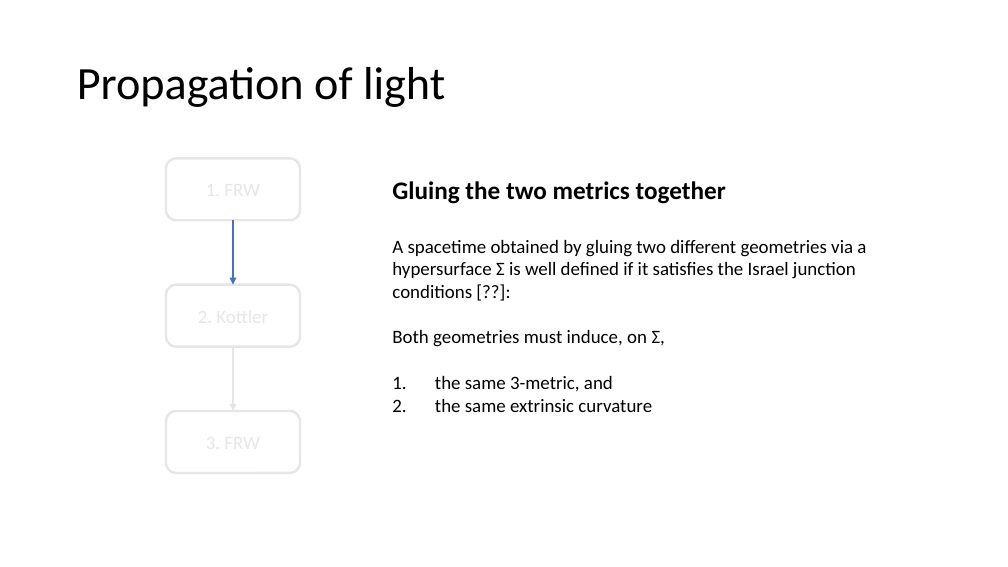
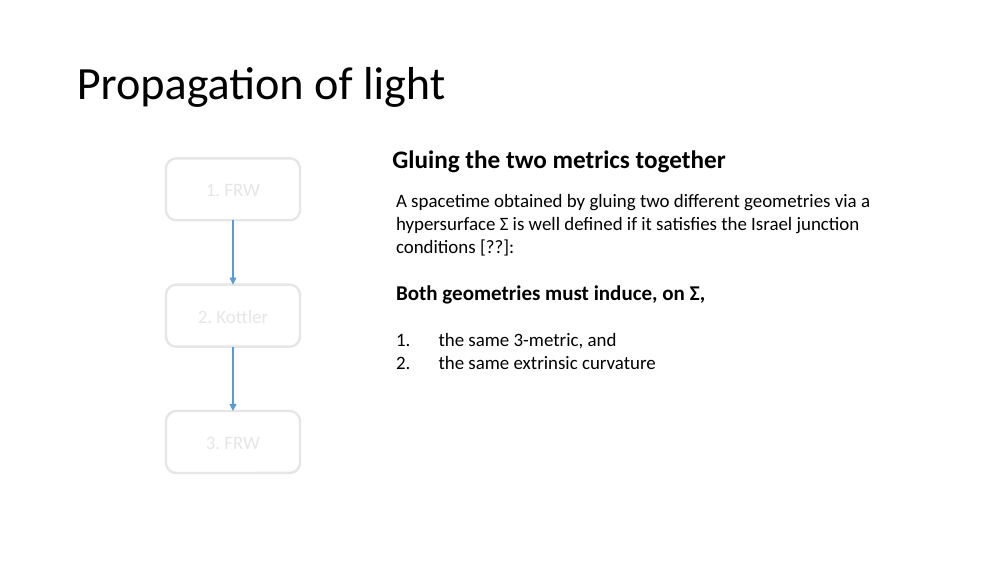
Before and after one commit to lingxz/lightbending, a slide deck: slide 14 of presentation2.pptx (slide 9 before the commit). Drawn at 1008x567 pixels with LibreOffice and Linux fonts; fonts in the diff are those of the drawing. Boxes give left, top, right and bottom in pixels: in the first picture for what was removed or moved away, otherwise in the second. Text is boxed around its words. In the diff, an @@ line names an element or a change of style, - is before the commit and + after.

```diff
--- a/presentation2.pptx
+++ b/presentation2.pptx
@@ text "Gluing the two metrics together": place and size @@
-text "Gluing the two metrics together" at [392, 181, 726, 204]
+text "Gluing the two metrics together" at [392, 150, 726, 173]
@@ text "A spacetime obtained by gluing ...": place and size @@
-text "A spacetime obtained by gluing ..." at [392, 240, 866, 412]
+text "A spacetime obtained by gluing ..." at [396, 194, 870, 369]
@@ arrow (233, 220) - (233, 285): stroke #4472C4 2.25 pt to #5B9BD5 2.25 pt @@
@@ text at [396, 285, 705, 304]: size 18 to 20 pt, bold on in "Both geometries must induce, on Σ," @@
@@ arrow (233, 347) - (233, 411): stroke #E7E6E6 2.25 pt to #5B9BD5 2.25 pt @@
```
Also in this commit, not shown: 8 other slides changed, 13 slides added, 6 slides removed, 36 other files.
